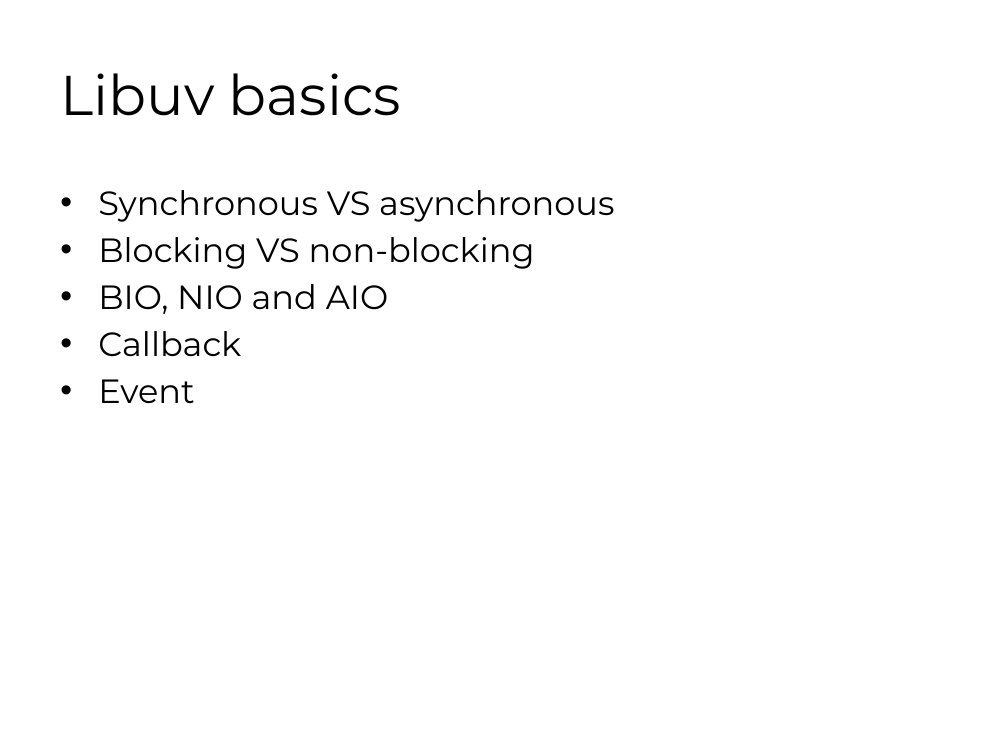
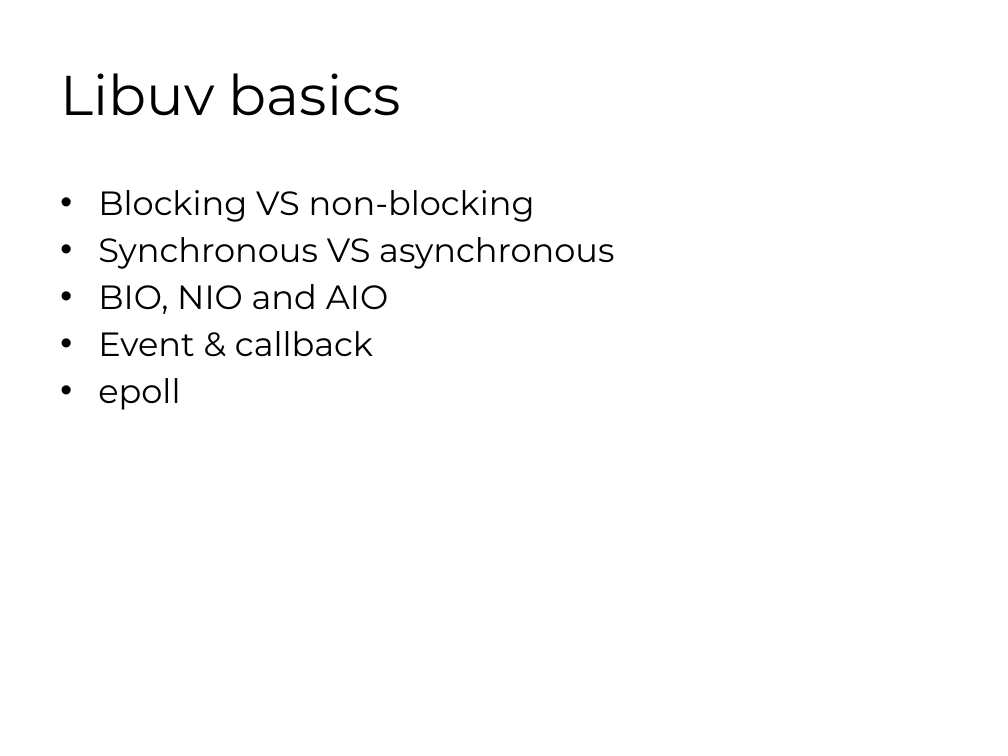
Before and after one commit to young-mu/libuv, a slide deck: slide 3 of libuv.pptx. Drawn at 1008x756 pixels with LibreOffice and Linux fonts; fonts in the diff are those of the drawing. Boxes give left, top, right and bottom in pixels: in the first picture for what was removed or moved away, otherwise in the second. Text is boxed around its words. In the diff, an @@ line names an element or a change of style, - is before the commit and + after.

```diff
--- a/libuv.pptx
+++ b/libuv.pptx
@@ text at (98,190,535,222): paragraph added @@
+• Blocking VS non-blocking
@@ text at (98,237,535,269): paragraph removed @@
-• Blocking VS non-blocking
@@ text at (98,331,373,410): text changed @@
-• Callback
-• Event
+• Event & callback
+• epoll
```
Also in this commit, not shown: 14 other slides changed, 1 slide added, 3 other files.
